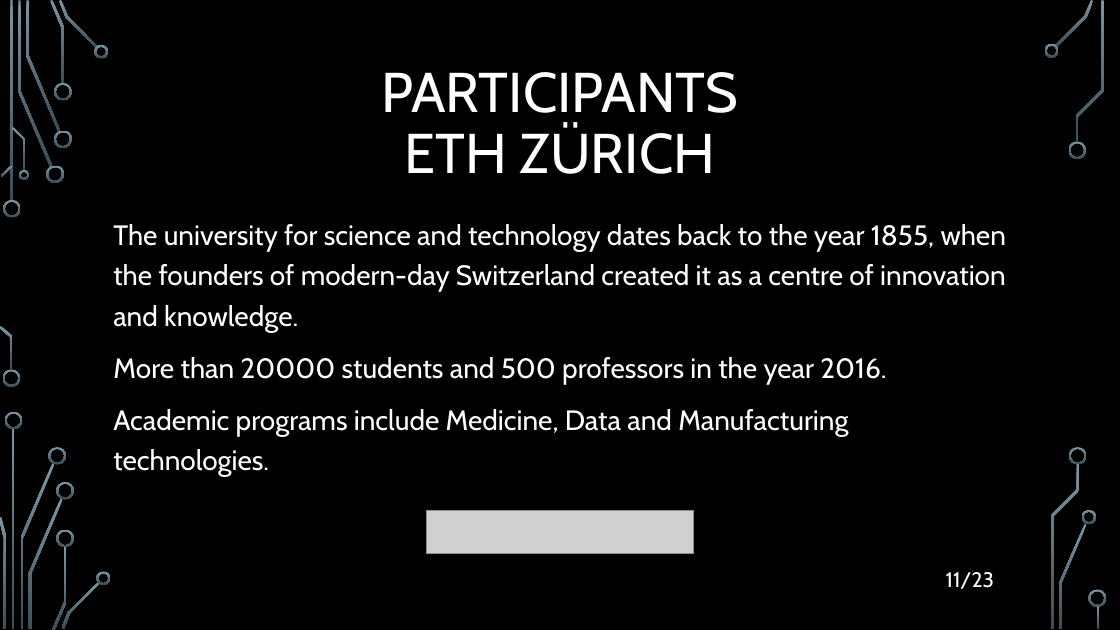
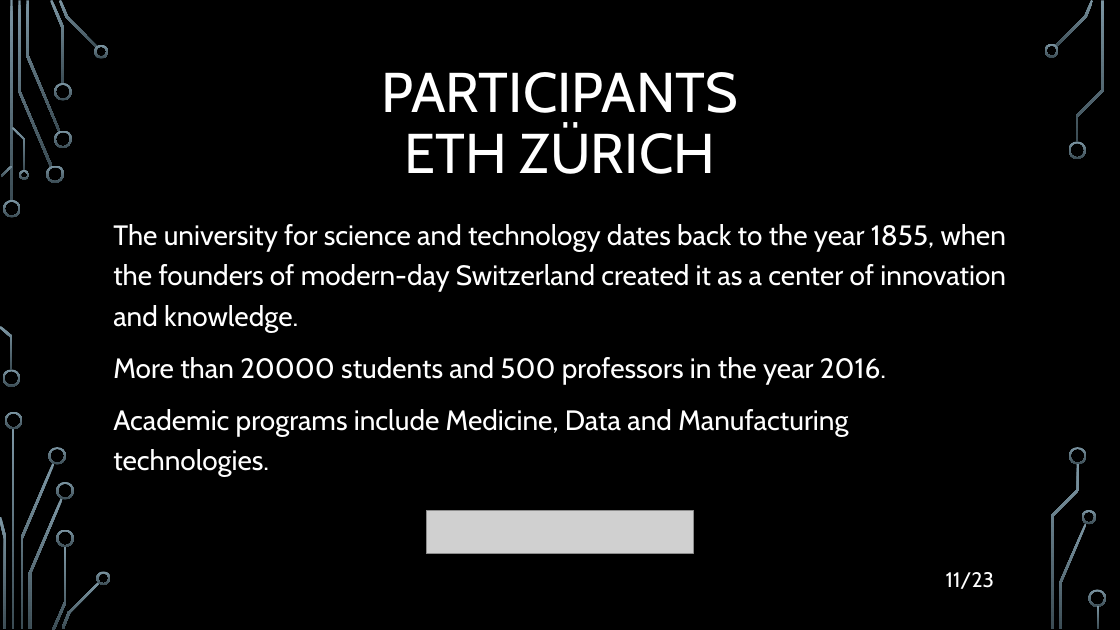
Before and after one commit to filozof50/UP, a slide deck: slide 11 of hw2/H2020.pptx. Drawn at 1120x630 pixels with LibreOffice and Linux fonts; fonts in the diff are those of the drawing; grey boxes stand for pictures; background and template pictures are left out. Boxes give left, top, right and bottom in pixels: in the first picture for what was removed or moved away, otherwise in the second. Text is boxed around its words. In the diff, an @@ line names an element or a change of style, - is before the commit and + after.

```diff
--- a/hw2/H2020.pptx
+++ b/hw2/H2020.pptx
@@ text at box(113, 224, 1006, 332): text changed @@
-The university for science and technology dates back to the year 1855, when the founders of modern-day Switzerland created it as a centre of innovation and knowledge.
+The university for science and technology dates back to the year 1855, when the founders of modern-day Switzerland created it as a center of innovation and knowledge.
```
Also in this commit, not shown: 4 other slides changed.
